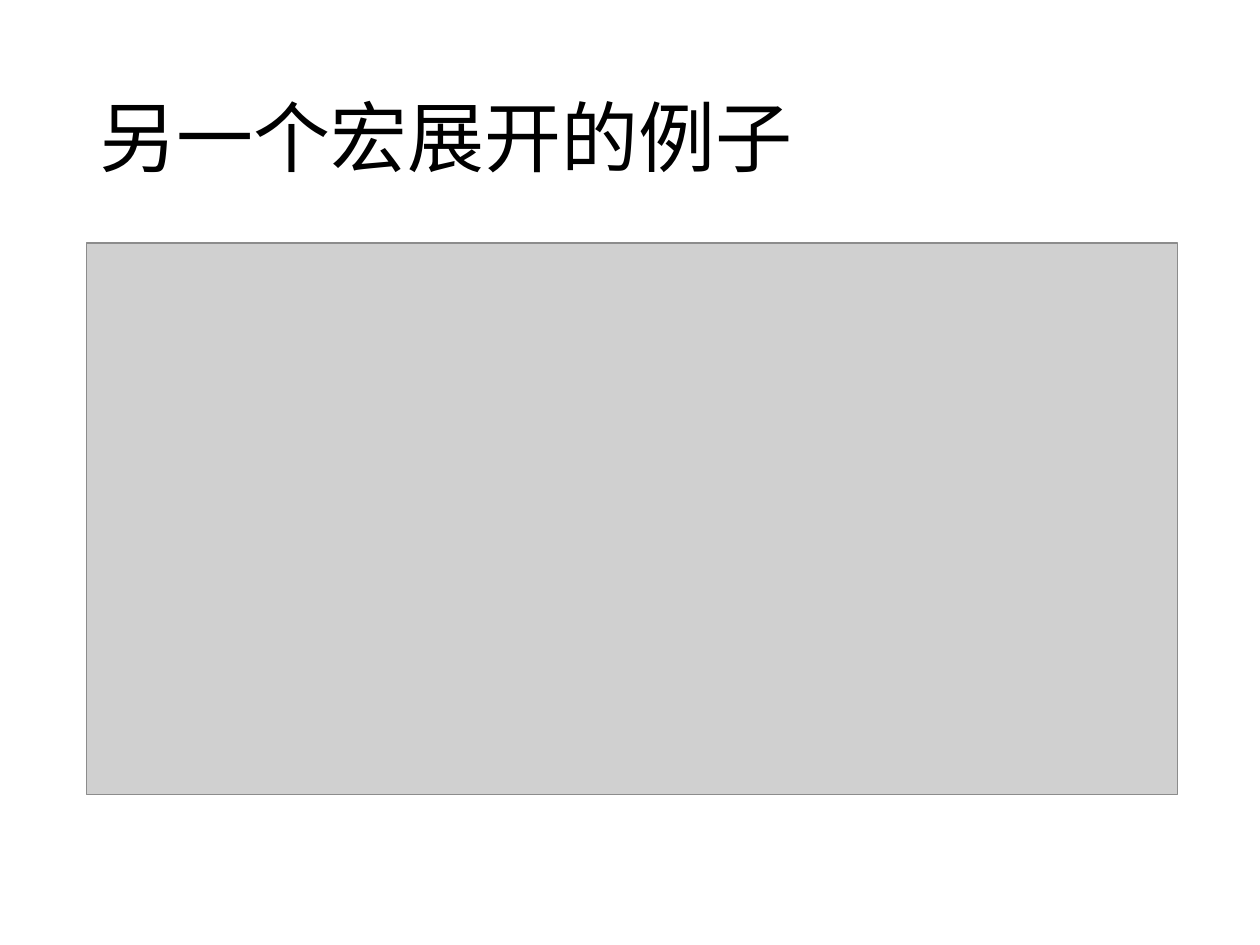
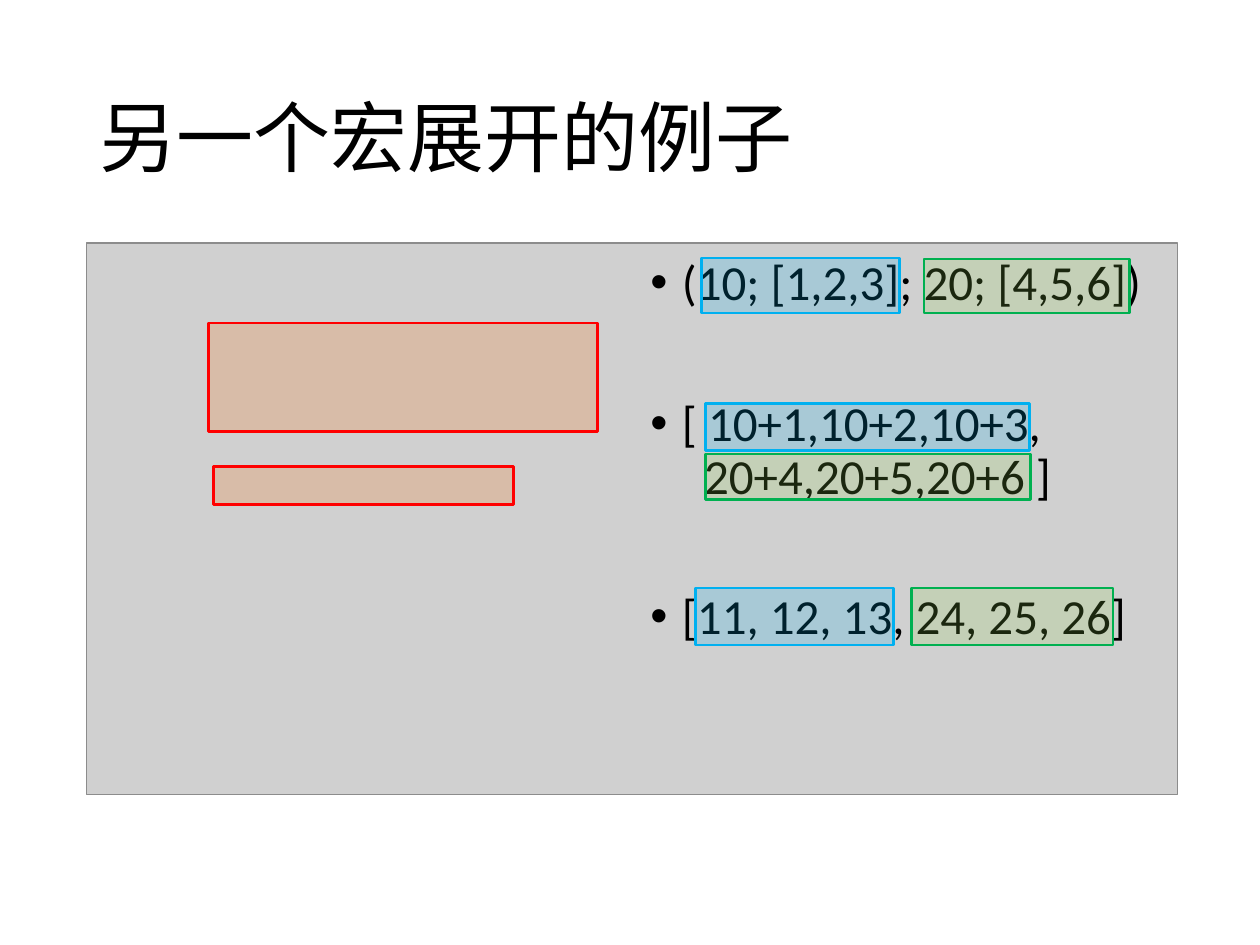
Before and after one commit to agave233/teamwork-14-Macro, a slide deck: slide 17 of Slides/Rust Part Slides.pptx. Drawn at 1260x945 pixels with LibreOffice and Linux fonts; fonts in the diff are those of the drawing; grey boxes stand for pictures. Boxes give left, top, right and bottom in pixels: in the first picture for what was removed or moved away, otherwise in the second. Text is boxed around its words. In the diff, an @@ line names an element or a change of style, - is before the commit and + after.

```diff
--- a/Slides/Rust Part Slides.pptx
+++ b/Slides/Rust Part Slides.pptx
@@ text added at (682, 260, 1141, 646), 28 pt, text #000000 @@
+• (10; [1,2,3]; 20; [4,5,6])
+• [ 10+1,10+2,10+3,
+  20+4,20+5,20+6 ]
+• [11, 12, 13, 24, 25, 26]
@@ rectangle added at (702, 258, 900, 314), fill #00B0F0 at 19% opacity, outline #00B0F0 1.5 pt @@
@@ rectangle added at (924, 260, 1129, 314), fill #92D050 at 19% opacity, outline #00B050 1.5 pt @@
@@ rectangle added at (208, 323, 597, 431), fill #FF6600 at 19% opacity, outline #FF0000 1.5 pt @@
@@ rectangle added at (706, 403, 1031, 451), fill #00B0F0 at 19% opacity, outline #00B0F0 1.5 pt @@
@@ rectangle added at (213, 466, 513, 505), fill #FF6600 at 19% opacity, outline #FF0000 1.5 pt @@
@@ rectangle added at (706, 454, 1031, 499), fill #92D050 at 19% opacity, outline #00B050 1.5 pt @@
@@ rectangle added at (696, 588, 893, 645), fill #00B0F0 at 19% opacity, outline #00B0F0 1.5 pt @@
@@ rectangle added at (912, 588, 1114, 645), fill #92D050 at 19% opacity, outline #00B050 1.5 pt @@
```
Also in this commit, not shown: 1 other slide changed, 4 slides added.
